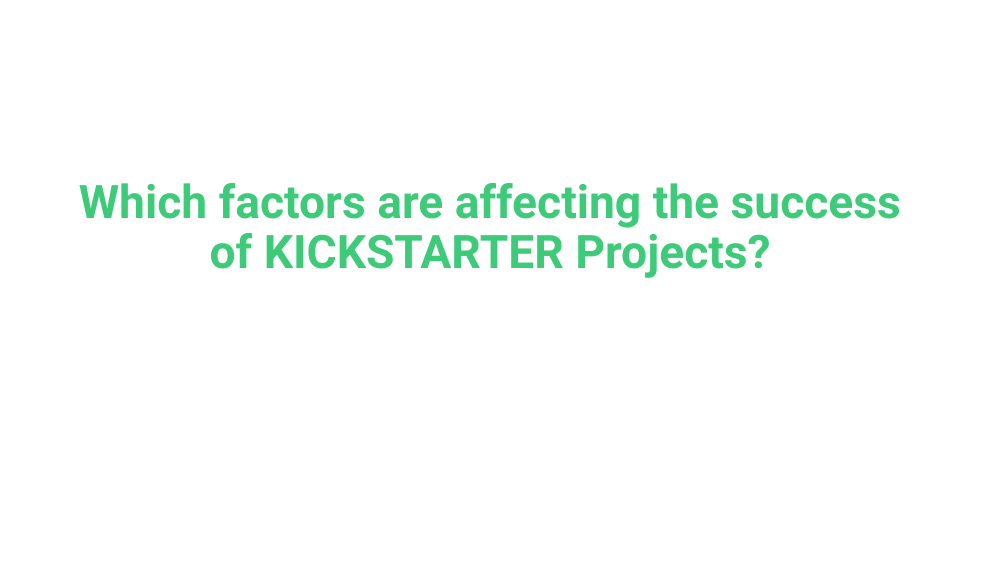
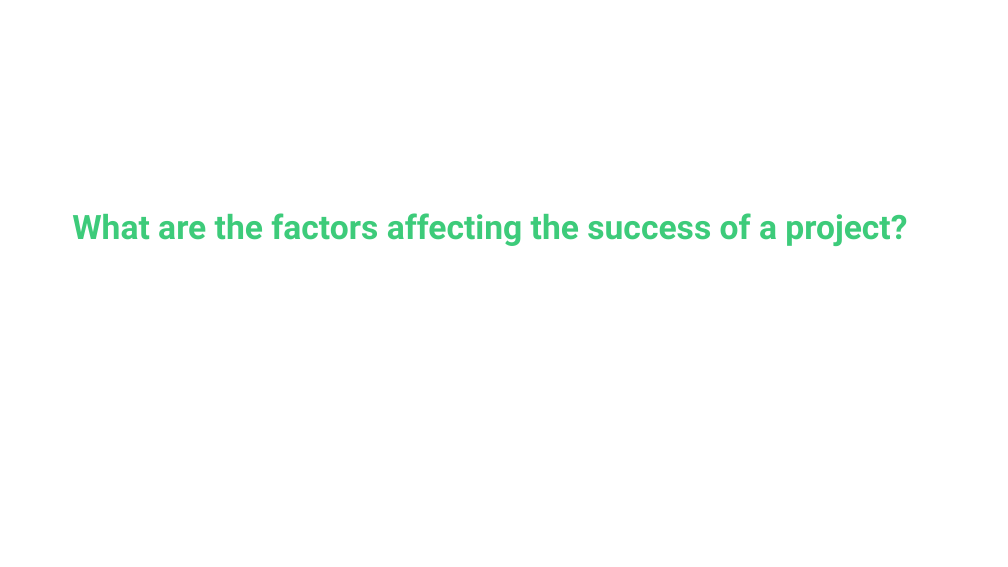
Before and after one commit to Blue0710/KicktraqScraper, a slide deck: slide 9 of ALI HILMI UYSAL_SCRAPING KICKSTARTER.pptx (slide 7 before the commit). Drawn at 1008x567 pixels with LibreOffice and Linux fonts; fonts in the diff are those of the drawing; background and template pictures are left out. Boxes give left, top, right and bottom in pixels: in the first picture for what was removed or moved away, otherwise in the second. Text is boxed around its words. In the diff, an @@ line names an element or a change of style, - is before the commit and + after.

```diff
--- a/ALI HILMI UYSAL_SCRAPING KICKSTARTER.pptx
+++ b/ALI HILMI UYSAL_SCRAPING KICKSTARTER.pptx
@@ title at bbox=[72, 213, 907, 246]: text changed; size 44 to 32 pt @@
-Which factors are affecting the success of KICKSTARTER Projects?
+What are the factors affecting the success of a project?
```
Also in this commit, not shown: 6 other slides changed, 7 slides added, 1 slide removed, 3 other files.
